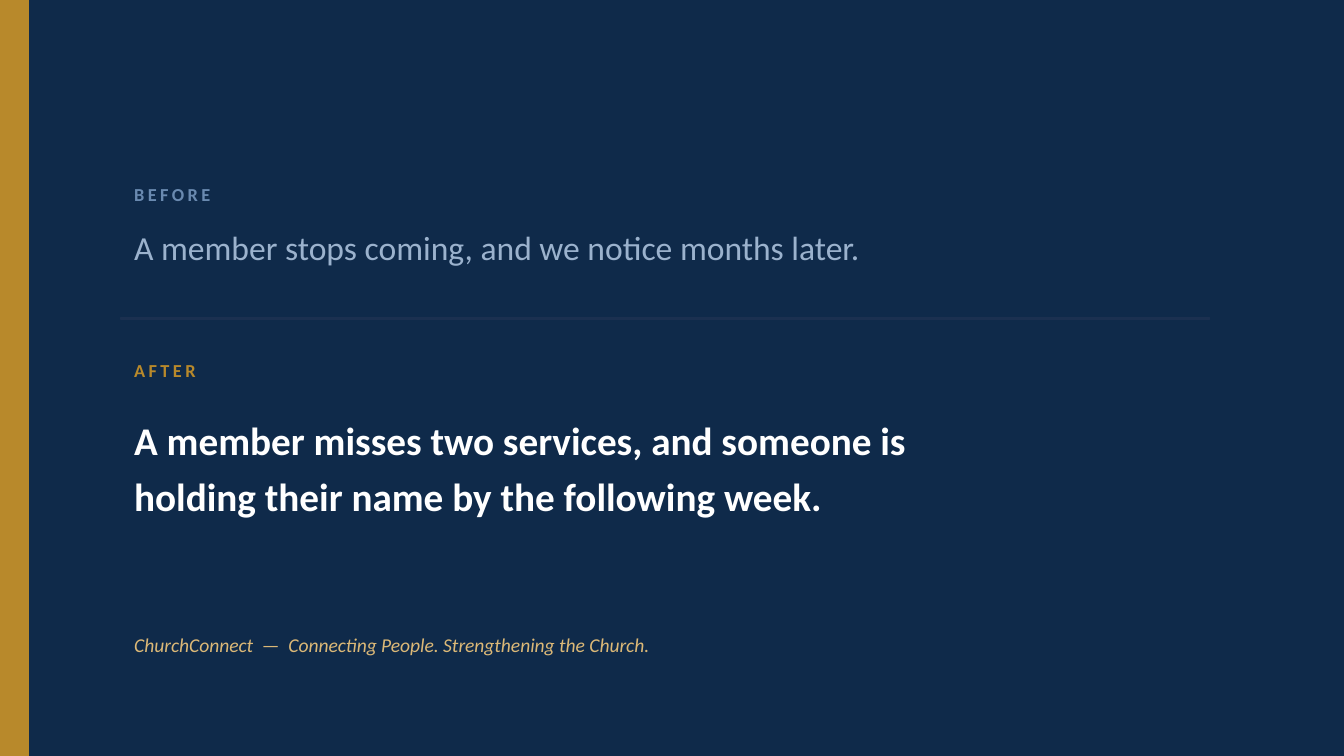
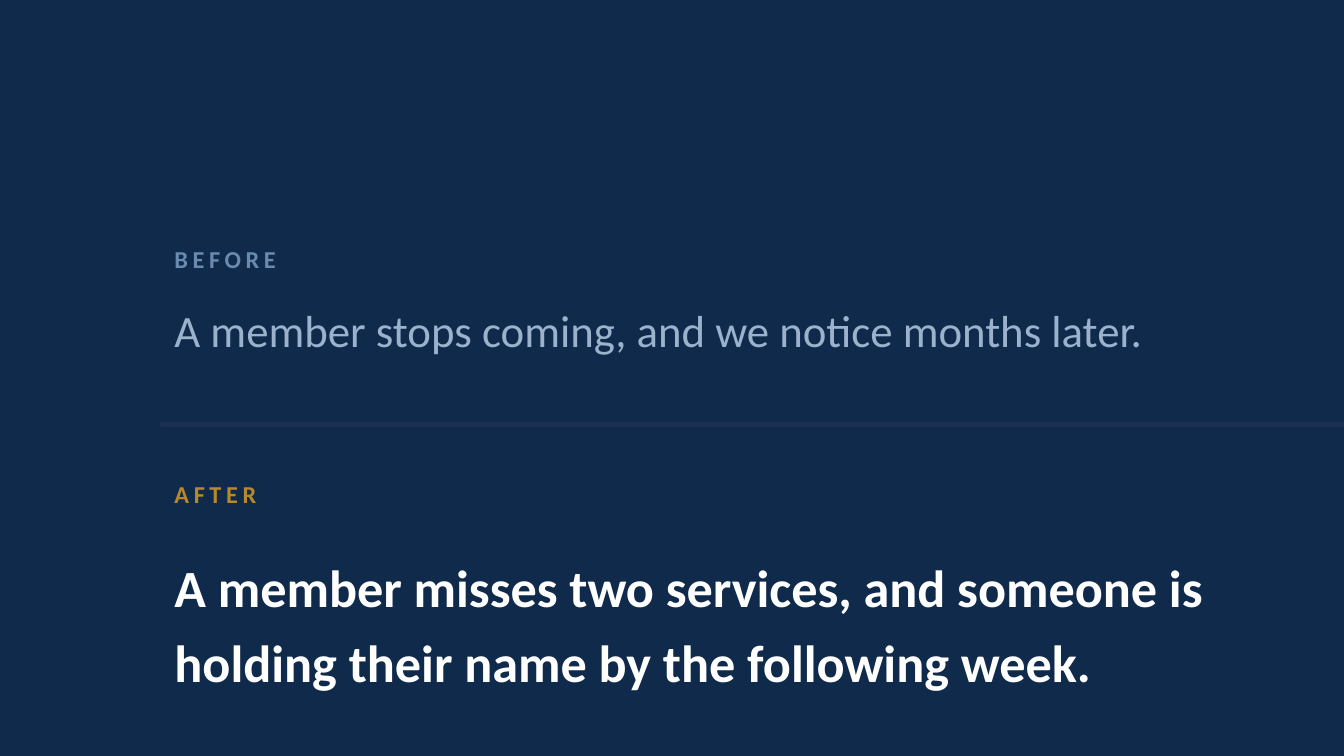
Before and after one commit to nhanhayhaw/ChurchCONNECT, a slide deck: slide 22 of docs/ChurchConnect-Leadership-Presentation.pptx (slide 21 before the commit). Drawn at 1344x756 pixels with LibreOffice and Linux fonts; fonts in the diff are those of the drawing; background and template pictures are left out. Boxes give left, top, right and bottom in pixels: in the first picture for what was removed or moved away, otherwise in the second. Text is boxed around its words. In the diff, an @@ line names an element or a change of style, - is before the commit and + after.

```diff
--- a/docs/ChurchConnect-Leadership-Presentation.pptx
+++ b/docs/ChurchConnect-Leadership-Presentation.pptx
@@ rectangle removed at [0, 0, 28, 755] @@
@@ text "BEFORE": place and size @@
-text "BEFORE" at [134, 189, 210, 201]
+text "BEFORE" at [174, 252, 275, 268]
@@ text "BEFORE" at [174, 252, 275, 268]: size 9.8 to 13 pt, letter spacing 1.9 to 2.5 pt @@
@@ text "A member stops coming, and ...": place and size @@
-text "A member stops coming, and ..." at [134, 236, 859, 266]
+text "A member stops coming, and ..." at [174, 316, 1142, 355]
@@ text "A member stops coming, and ..." at [174, 316, 1142, 355]: size 18 to 24 pt @@
@@ rectangle removed at [121, 317, 1210, 319] @@
@@ rectangle added at [161, 423, 1344, 426], fill #1B3050, outline #1B3050 1 pt @@
@@ text "AFTER" at [174, 487, 256, 503]: size 9.8 to 13 pt, letter spacing 1.9 to 2.5 pt @@
@@ text "AFTER": place and size @@
-text "AFTER" at [134, 365, 195, 377]
+text "AFTER" at [174, 487, 256, 503]
@@ text "A member misses two services, ...": place and size @@
-text "A member misses two services, ..." at [134, 427, 905, 518]
+text "A member misses two services, ..." at [174, 570, 1203, 691]
@@ text "A member misses two services, ..." at [174, 570, 1203, 691]: size 21 to 28 pt; line spacing 30pt to 40pt @@
@@ text removed at [134, 638, 649, 656] @@
-ChurchConnect — Connecting People. Strengthening the Church.
```
Also in this commit, not shown: 20 other slides changed, 1 slide added, 11 other files.
